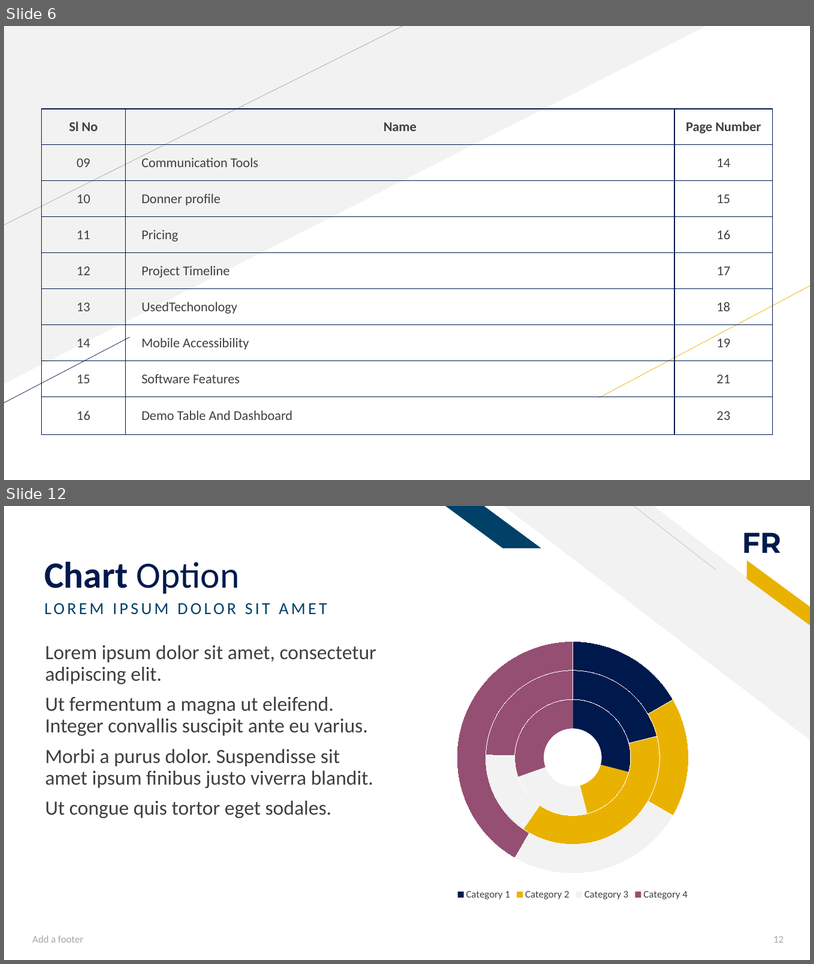
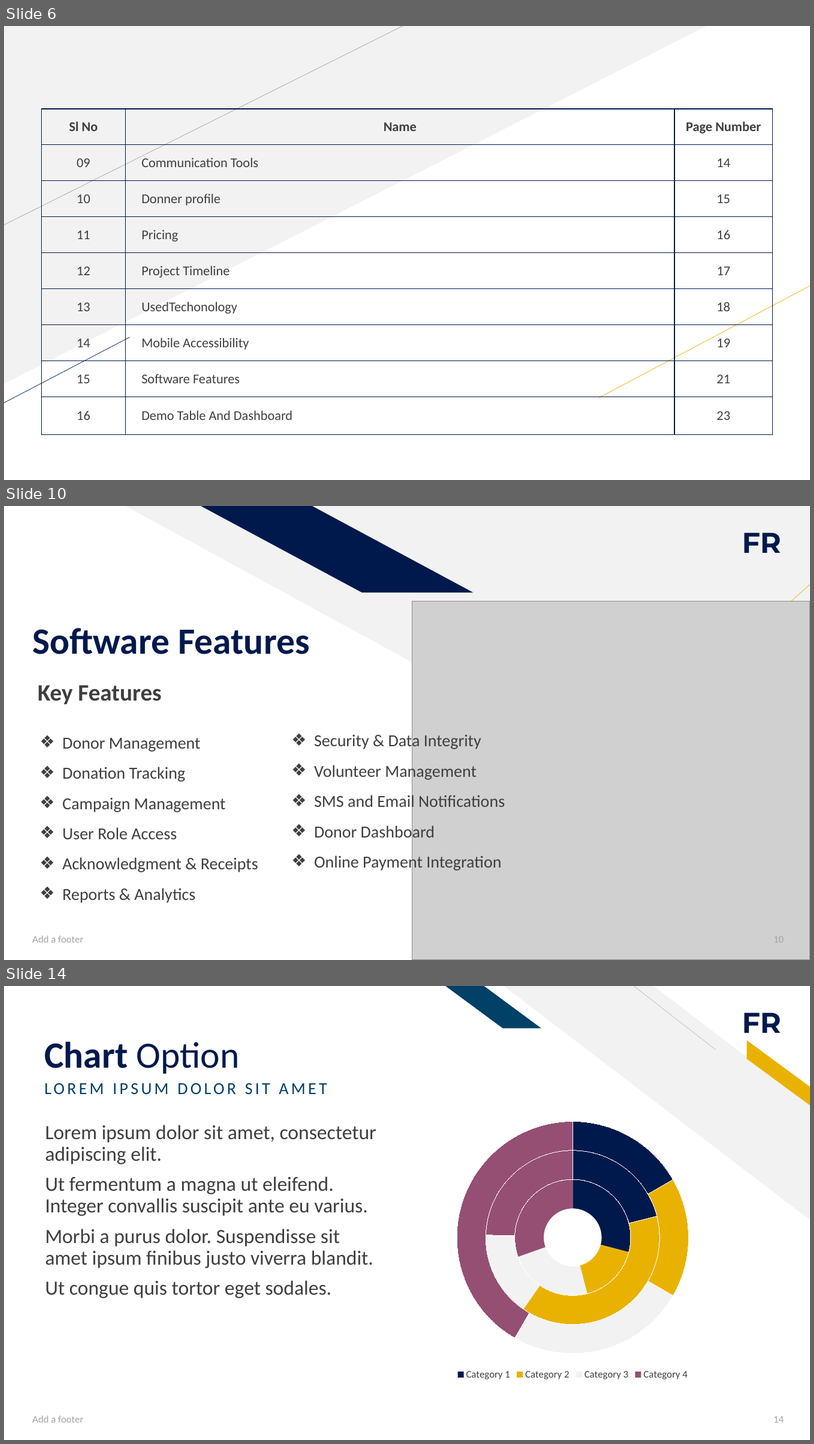
Before and after one commit to SharminAkter13/php_project, a slide deck: Donation Management System.pptx. Shown one above the other, each under a label of ours: slides 6 and 12 before the commit, slides 6, 10 and 14 after it; the slides between them are not shown. The pictures are 814x964 and 814x1444 pixels, drawn with LibreOffice and Linux fonts; fonts in the diff are those of the drawing; grey boxes stand for pictures. Boxes give left, top, right and bottom in pixels: in the first picture for what was removed or moved away, otherwise in the second. Text is boxed around its words. In the diff, an @@ line names an element or a change of style, - is before the commit and + after.

```diff
--- a/Donation Management System.pptx
+++ b/Donation Management System.pptx
@@ slide 10 added at [4,506,810,960], background #FFFFFF; not listed: 1 template element that a slide beside it also shows @@
@@ right triangle added at [126,506,810,879], fill #F2F2F2 @@
@@ parallelogram added at [201,506,474,592], fill #00194C @@
@@ line added from (689, 693) to (810, 585), #EAB200 0.5 pt @@
@@ picture added at [413,601,810,960] @@
@@ title added at [32,628,309,654], 44 pt, text #00194C, bold @@
+Software Features
@@ text added at [38,685,161,704], 28 pt, text #3F3F3F, bold @@
+Key Features
@@ text added at [62,738,258,903], 20 pt, text #3F3F3F @@
+❖ Donor Management
+❖ Donation Tracking
+❖ Campaign Management
+❖ User Role Access
+❖ Acknowledgment & Receipts
+❖ Reports & Analytics
@@ text added at [314,732,505,871], 20 pt, text #3F3F3F @@
+❖ Security & Data Integrity
+❖ Volunteer Management
+❖ SMS and Email Notifications
+❖ Donor Dashboard
+❖ Online Payment Integration
@@ text added at [32,935,83,942], 12 pt, text #A5A5A5 @@
+Add a footer
@@ page number added at [774,936,784,942], 12 pt, text #A5A5A5 @@
+10
@@ what was slide 12 is now slide 14 @@
@@ page number at [774,1416,784,1422]: text changed @@
-12
+14
```
Also in this commit, not shown: 3 slides changed, 4 other slides added, 3 slides removed.
